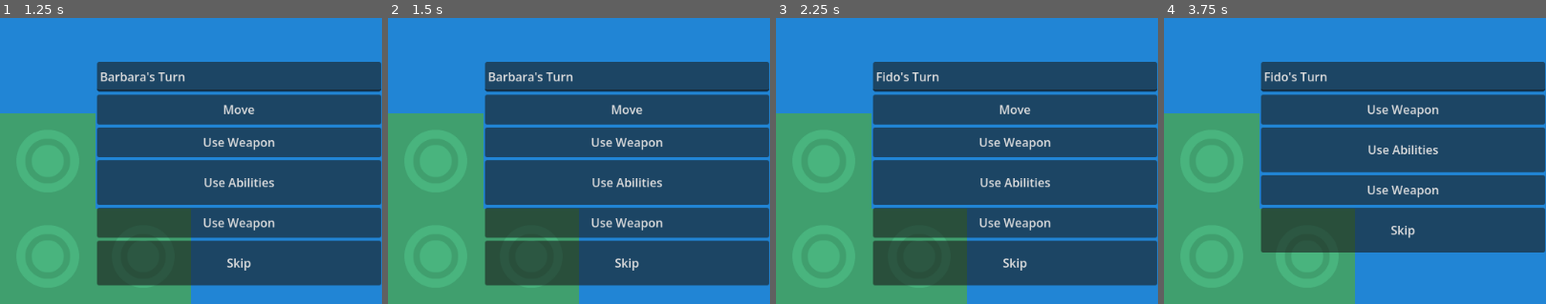
Above: before the commit, frames 1-4 (left to right).
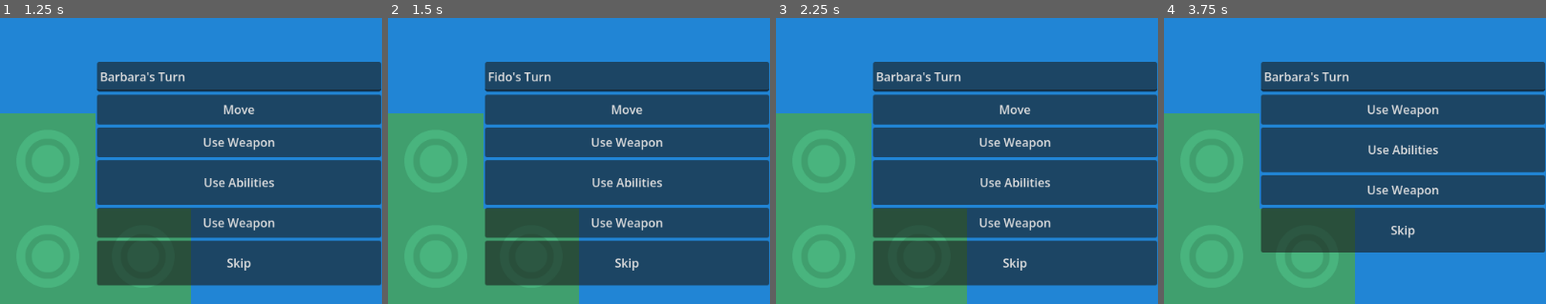
Above: after the commit, the same moments.

Repository: EricThunderSnake/BMGameJam2026
Game: Godot game, scene res://Main.tscn
Two runs of this game, one before a commit and one after it. Both use one fixed random seed, a clock stepped at 60 frames per second and the inputs below.
Inputs:
- Up to frame 1 (1.25 s): click "Play" at 0.5 s
- Up to frame 2 (1.5 s): click "Skip" at 1.25 s
- Up to frame 3 (2.25 s): click "Skip" at 2 s
- Up to frame 4 (3.75 s): click "Move" at 2.75 s; tap Enter (ui_accept) at 3.5 s; hold Right (Right) from 3.53 s (still down)
The pictures show only the part of the screen within x 50-100%, y 50-100%; the shares and areas given below are measured in that part.

Frame 1 is identical in both runs. In frame 2, 0.4% of the frame differs, in the area x 26-49%, y 19-23%; in frame 3, 0.4%; in frame 4, 0.4%.

Commit message:
Player Movement 1.0
Turns work as expected.
Player can move once per turn without ending it. Currently cannot do anything else.

As no NPC behaviour is implemented, only PCs are on the map, and it loops infinitely

Diff:
--- a/Levels/TurnManager.gd
+++ b/Levels/TurnManager.gd
@@ -68,17 +68,15 @@
 
 		timer.start()
 
-func TakeTurn(units: Array[Unit], index: int):
+func TakeTurn(unit:Unit):
 
-
-	active_unit = units[index]
+	active_unit = unit
 	print(active_unit.GetName())
 	action_menu.unit_name.text = active_unit.GetName() + "'s Turn"
 	action_menu.visible = true
 	pointer.position = active_unit.position
 	get_tree().paused = true
 	PhysicsServer2D.set_active(true)
-
 
 func _input(event):
 	if !unit_moving:
--- a/Levels/WorldManager.tscn
+++ b/Levels/WorldManager.tscn
@@ -3,7 +3,7 @@
 [ext_resource type="Script" uid="uid://dqem3akv0o118" path="res://Units/Manager/WorldManager.gd" id="1_0ur7y"]
 [ext_resource type="Texture2D" uid="uid://chnjvd7rl4ny7" path="res://tilesheet_complete.png" id="2_0ur7y"]
 [ext_resource type="Texture2D" uid="uid://dfi42lrrcocq1" path="res://tilesheet_complete_2X.png" id="3_mu2fs"]
-[ext_resource type="PackedScene" uid="uid://bjj4j0c3ilp1m" path="res://Units/Unit.tscn" id="4_h308b"]
+[ext_resource type="PackedScene" uid="uid://bjj4j0c3ilp1m" path="res://Units/unit.tscn" id="4_h308b"]
 [ext_resource type="Script" uid="uid://b2pwklp1y0x63" path="res://Units/ClassScripts/Barbarian.gd" id="5_gl7um"]
 [ext_resource type="Script" uid="uid://cskxoh4fn2de6" path="res://Units/ClassScripts/Fighter.gd" id="6_eucxr"]
 
--- a/Units/Manager/WorldManager.gd
+++ b/Units/Manager/WorldManager.gd
@@ -1,6 +1,6 @@
 extends Node2D
 
-signal s_turn_started(units: Array[Unit], index: int)
+signal s_turn_started(unit: Unit)
 @onready var TurnManager = $"../TurnManager"
 @onready var units = $Units
 var unitArray: Array[Unit] = []
@@ -14,16 +14,13 @@
 
 
 func _process(delta: float) -> void:
-	var count = unitArray.size()
-	if new_unit_index == count:
-		new_unit_index = 0
-	var unit_index : int = new_unit_index
-	new_unit_index = 1
-	for i in range(unit_index,count):
-		print(unitArray[i].name)
-		s_turn_started.emit(unitArray, unit_index)
-		new_unit_index = unit_index + 1
+	for unit in unitArray:
+		print(unit.name)
+		s_turn_started.emit(unit)
 		await TurnManager.s_turn_ended
+
+
+
 
 func initialise_units():
 	print("camera: ",get_viewport().get_camera_2d())
@@ -42,6 +39,3 @@
 			#camera_attached = true
 		unitArray.append(unit)
 	assert(!unitArray.is_empty(), "Error: The Unit Manager must have at least one unit!")
-
-func f_turn_started(units: Array[Unit], index: int):
-	await s_turn_started
--- a/Units/Unit.gd
+++ b/Units/Unit.gd
@@ -1,8 +1,5 @@
 class_name Unit
 extends CharacterBody2D
-
-signal s_turn_started
-signal turn_finished
 
 @export var _name: String = "NoName"
 @export var _position: Vector2i =  Vector2i(0,0)
